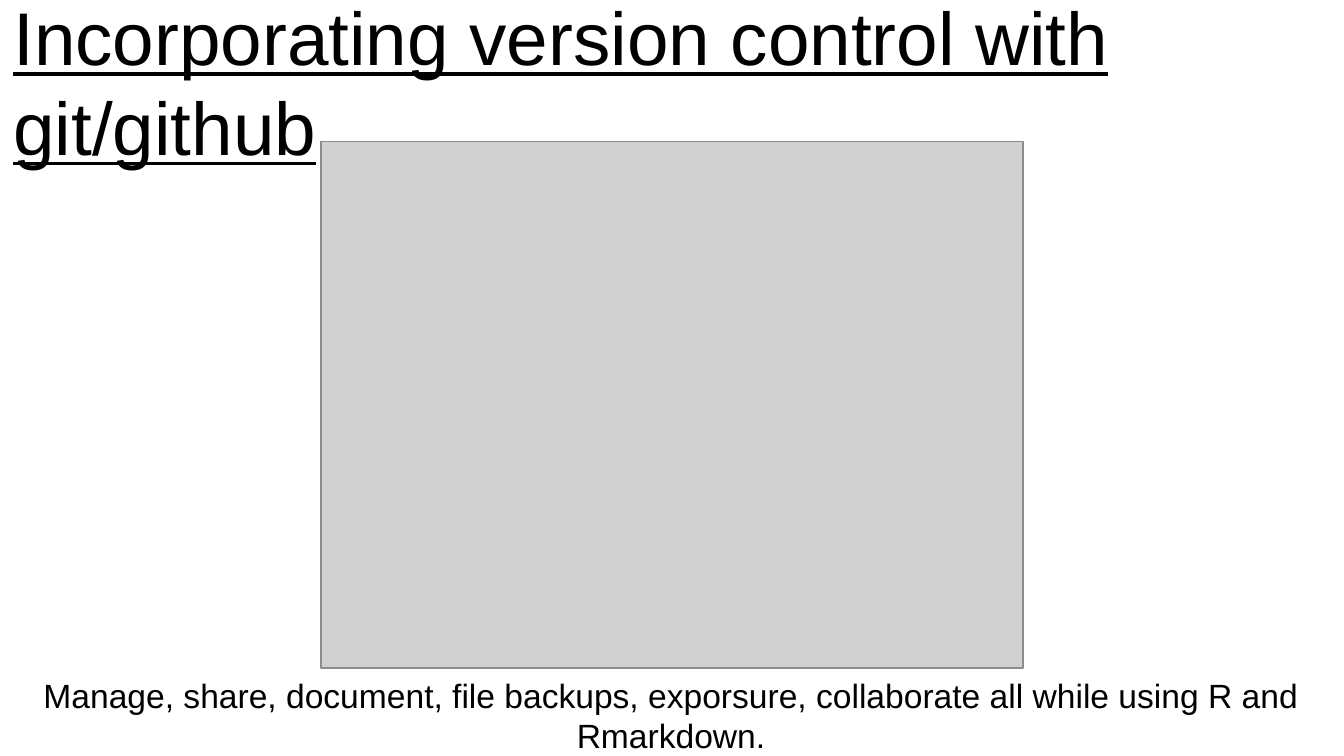
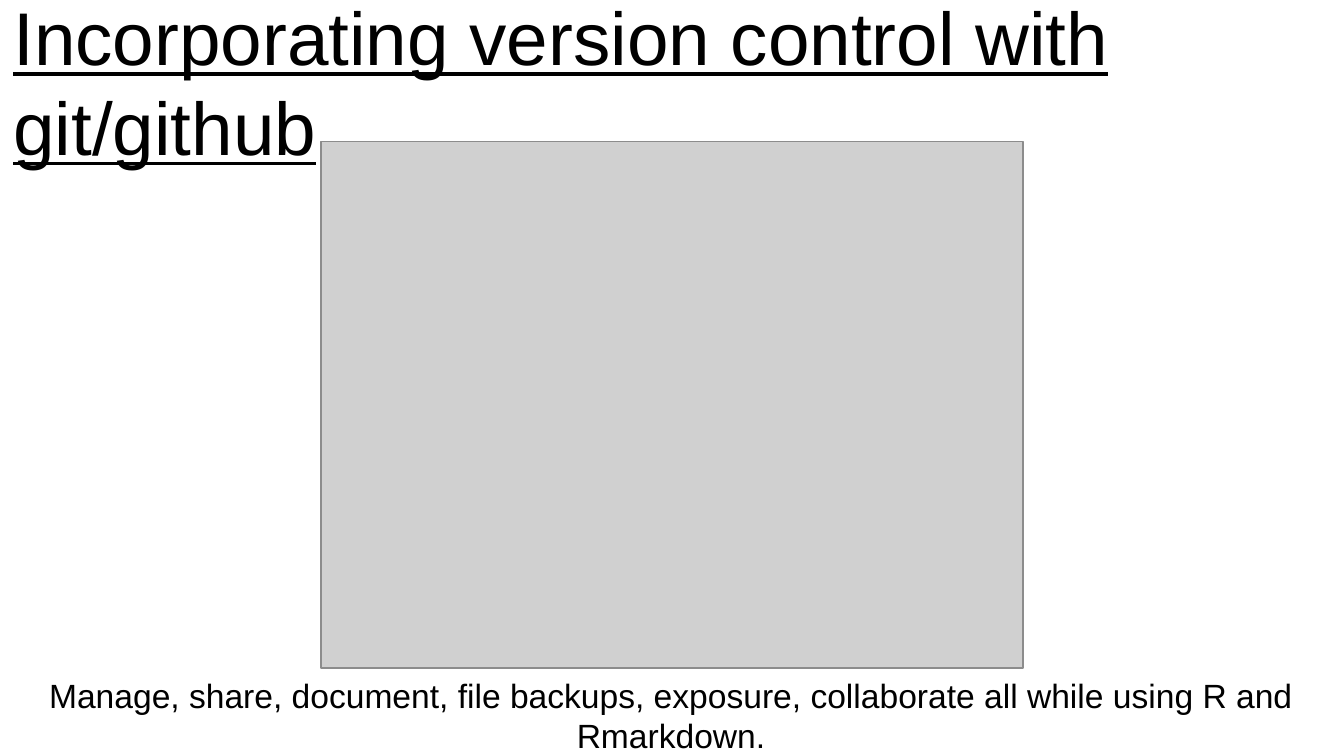
Before and after one commit to jennahamlin/GiGte, a slide deck: slide 13 of GiGte.pptx. Drawn at 1344x756 pixels with LibreOffice and Linux fonts; fonts in the diff are those of the drawing; grey boxes stand for pictures. Boxes give left, top, right and bottom in pixels: in the first picture for what was removed or moved away, otherwise in the second. Text is boxed around its words. In the diff, an @@ line names an element or a change of style, - is before the commit and + after.

```diff
--- a/GiGte.pptx
+++ b/GiGte.pptx
@@ text at (x1=49, y1=683, x2=1292, y2=749): text changed @@
-Manage, share, document, file backups, exporsure, collaborate all while using R and Rmarkdown.
+Manage, share, document, file backups, exposure, collaborate all while using R and Rmarkdown.
```
Also in this commit, not shown: 2 other slides changed, 1 other file.
